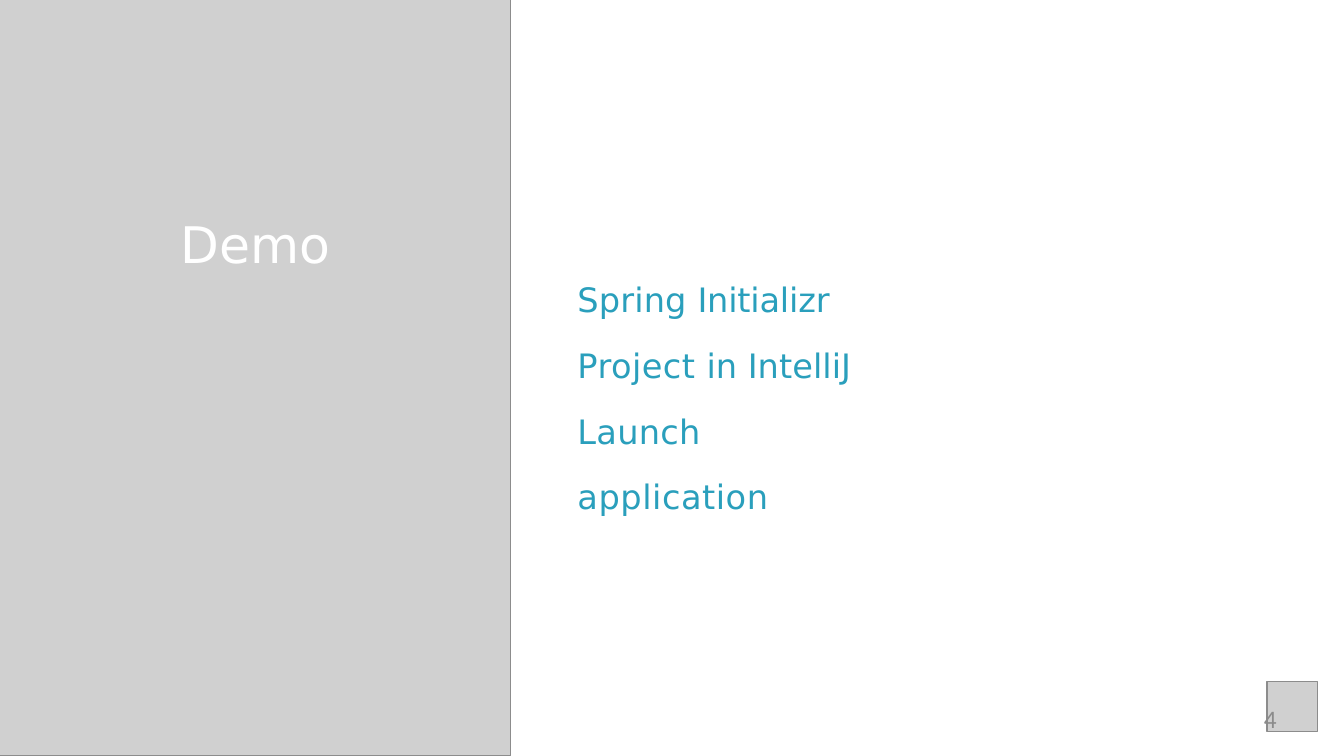
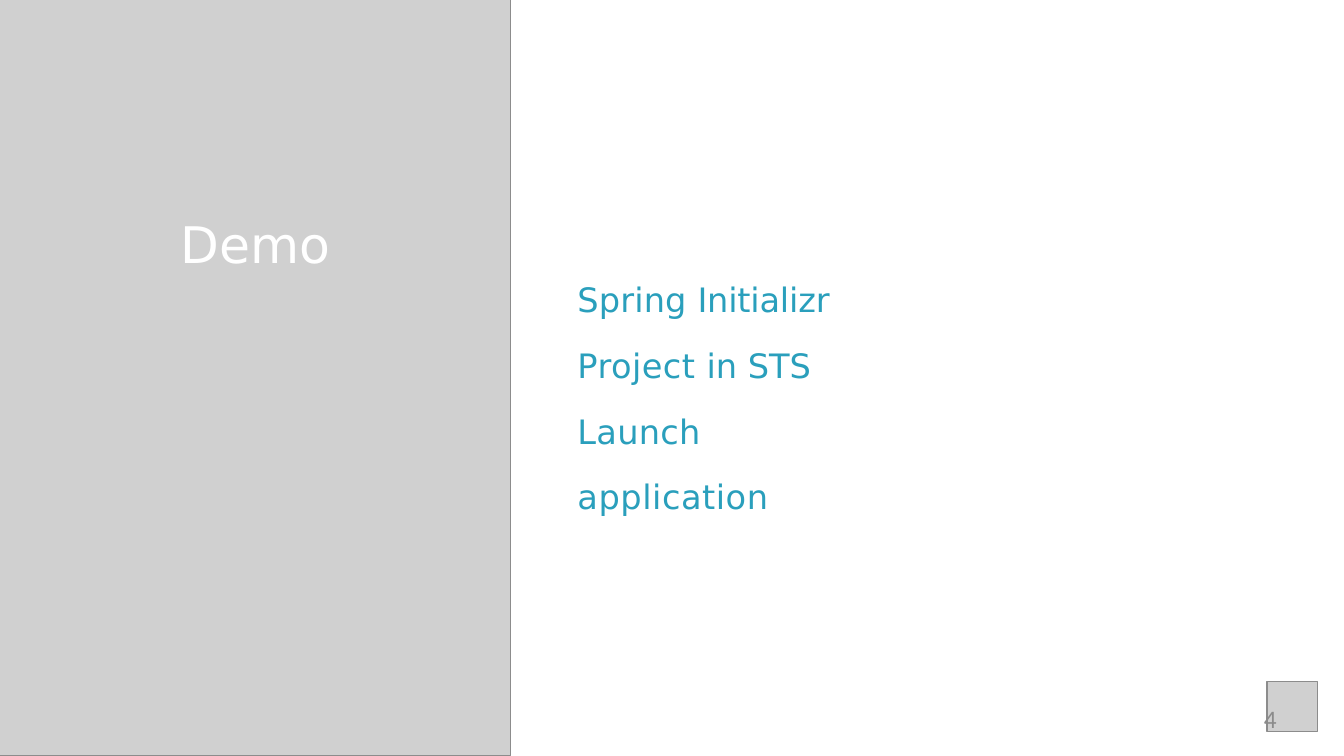
Before and after one commit to StevenJoseph19/SpringBoot, a slide deck: slide 4 of Day 9/Slides/3. Bootstrapping a Simple Application/bootstrapping-a-simple-application-slides.pptx. Drawn at 1344x756 pixels with LibreOffice and Linux fonts; fonts in the diff are those of the drawing; grey boxes stand for pictures. Boxes give left, top, right and bottom in pixels: in the first picture for what was removed or moved away, otherwise in the second. Text is boxed around its words. In the diff, an @@ line names an element or a change of style, - is before the commit and + after.

Commit message:
Slides and Supporting Materials  for Day 10

```diff
--- a/Day 9/Slides/3. Bootstrapping a Simple Application/bootstrapping-a-simple-application-slides.pptx
+++ b/Day 9/Slides/3. Bootstrapping a Simple Application/bootstrapping-a-simple-application-slides.pptx
@@ text at (577, 352, 811, 516): text changed @@
-Project in IntelliJ Launch application
+Project in STS Launch application
```
Also in this commit, not shown: 34 other files.
